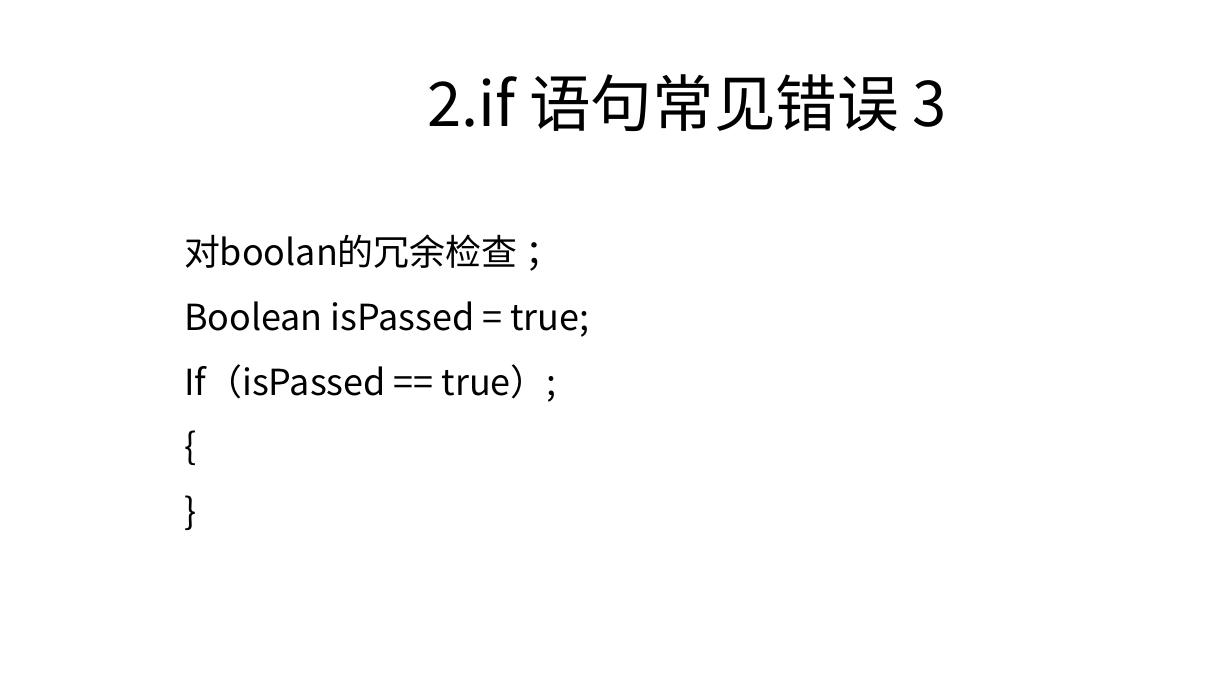
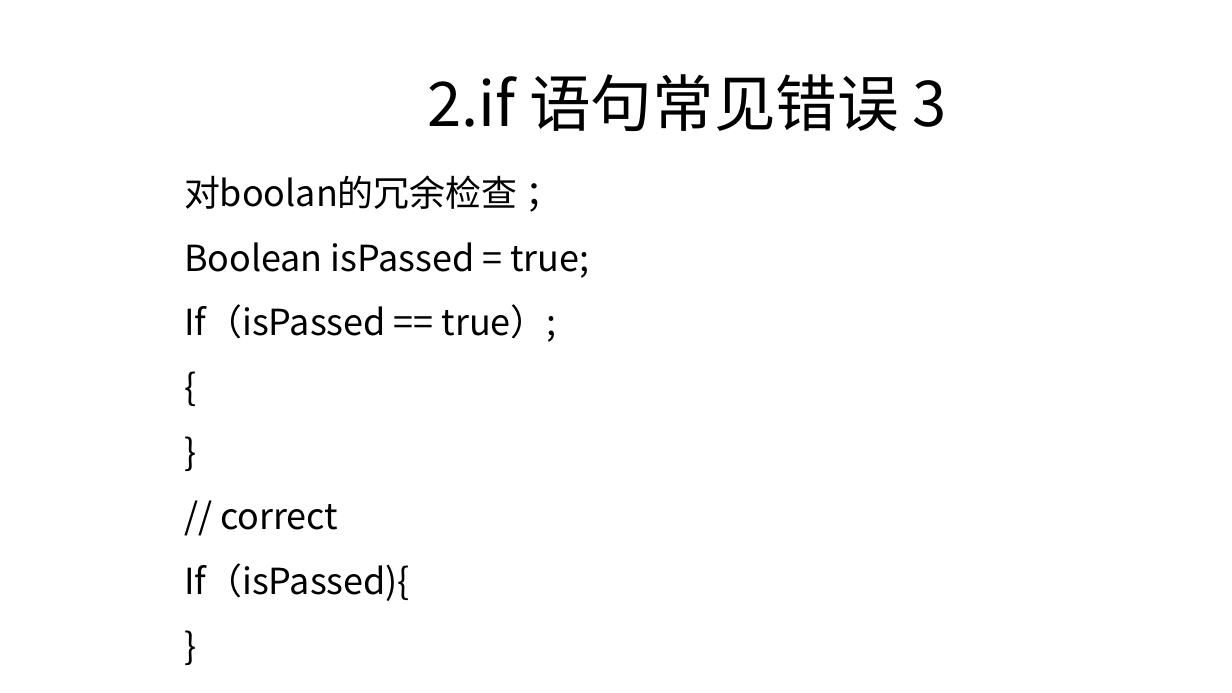
Before and after one commit to zjyesir/hmc_java_1, a slide deck: slide 7 of ppt/3. 选择判断 .pptx. Drawn at 1232x693 pixels with LibreOffice and Linux fonts; fonts in the diff are those of the drawing; background and template pictures are left out. Boxes give left, top, right and bottom in pixels: in the first picture for what was removed or moved away, otherwise in the second. Text is boxed around its words. In the diff, an @@ line names an element or a change of style, - is before the commit and + after.

```diff
--- a/ppt/3. 选择判断 .pptx
+++ b/ppt/3. 选择判断 .pptx
@@ text "对boolan的冗余检查 ；": place and size @@
-text "对boolan的冗余检查 ；" at <box>184,234,589,402</box>
+text "对boolan的冗余检查 ；" at <box>184,175,589,601</box>
@@ text at <box>184,504,410,601</box>: paragraphs added @@
+// correct
+If（isPassed){
+}
```
Also in this commit, not shown: 6 other files.
